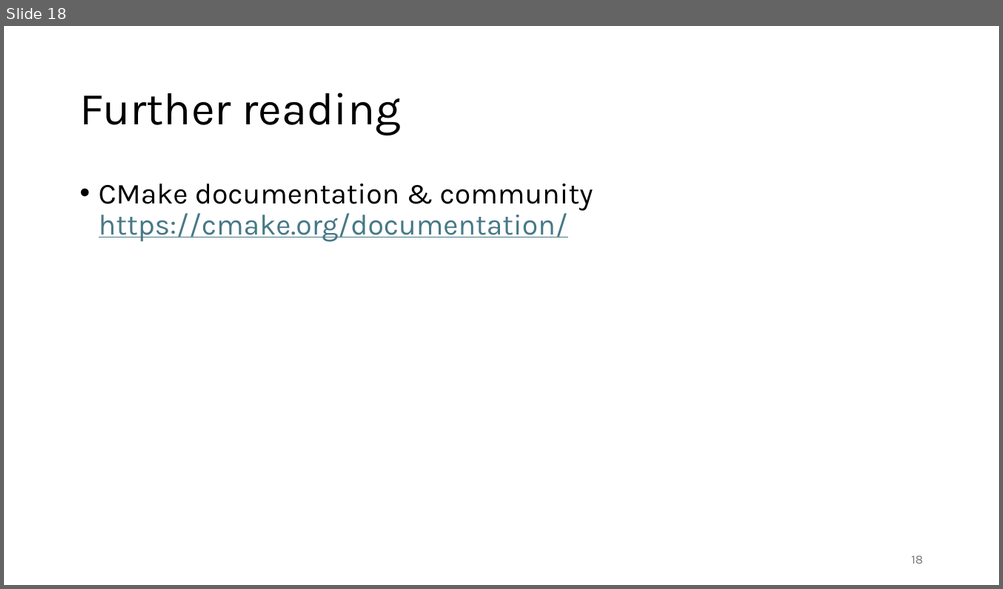
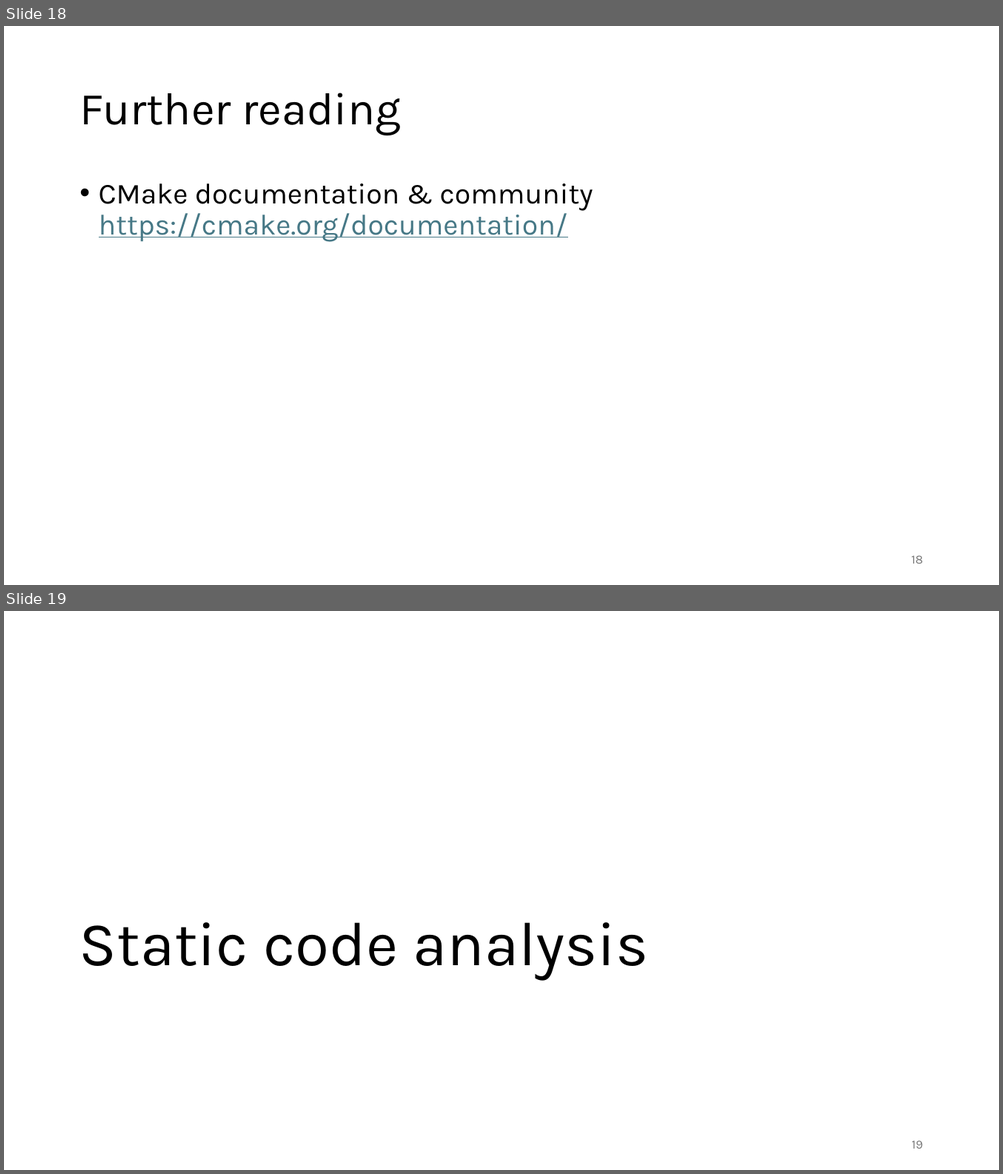
Before and after one commit to gjbex/C-plus-plus-software-engineering, a slide deck: cpp_software_engineering.pptx. Shown one above the other, each under a label of ours: slide 18 before the commit, slides 18 and 19 after it. The pictures are 1003x589 and 1003x1174 pixels, drawn with LibreOffice and Linux fonts; fonts in the diff are those of the drawing. Boxes give left, top, right and bottom in pixels: in the first picture for what was removed or moved away, otherwise in the second. Text is boxed around its words. In the diff, an @@ line names an element or a change of style, - is before the commit and + after.

Commit message:
Add sections on static analysis, testing

```diff
--- a/cpp_software_engineering.pptx
+++ b/cpp_software_engineering.pptx
@@ slide 19 added at (4, 611, 999, 1170), background #FFFFFF @@
@@ title added at (79, 923, 649, 980), 60 pt, text #000000 @@
+Static code analysis
@@ page number added at (911, 1141, 922, 1149), 12 pt, text #797979 @@
+19
```
Also in this commit, not shown: 9 other slides added.
